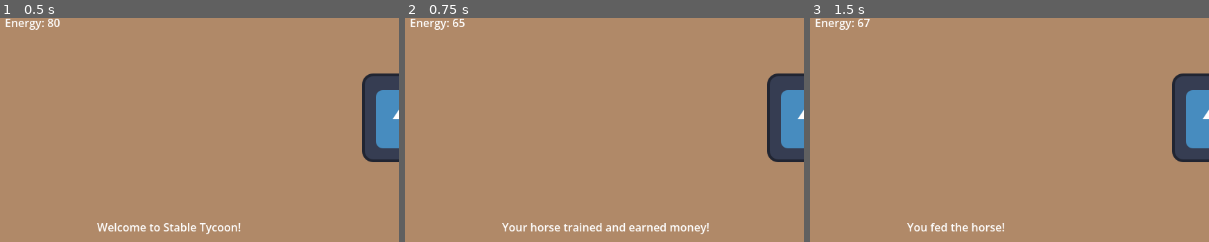
Above: before the commit, frames 1-3 (left to right).
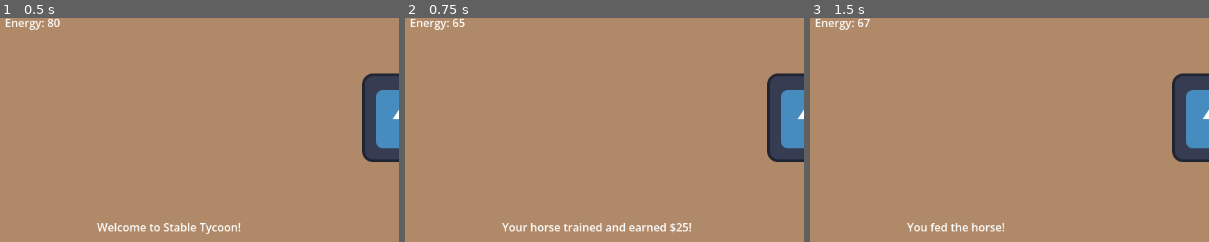
Above: after the commit, the same moments.

Repository: veronica-foltz/stable-tycoon
Game: Godot game, scene res://scenes/main.tscn
Same seed, same stepped clock (60 frames per second), same inputs: the game is played once before the commit and once after it. The engine's default icon, where the game draws it, is replaced by a stand-in: a white triangle on a blue panel in a dark square.
Inputs:
- Up to frame 1 (0.5 s): no input
- Up to frame 2 (0.75 s): click "Train Horse" at 0.5 s
- Up to frame 3 (1.5 s): click "Feed Horse" at 1.25 s
The pictures show only the part of the screen within x 0-50%, y 12-62%; the shares and areas given below are measured in that part.

Frame 1 is identical in both runs. In frame 2, 0.3% of the frame differs, in the area x 66-77%, y 91-97%; in frame 3, nothing differs.

Commit message:
training button
fixed training button

Diff:
--- a/stable-tycoon/scenes/main.gd
+++ b/stable-tycoon/scenes/main.gd
@@ -126,30 +126,29 @@
 	update_hunger_label()
 
 
-
 func _on_train_button_pressed():
 
+	if energy < 15:
+		update_status("Your horse is too tired to train.")
+		return
+
+	if hunger < 10:
+		update_status("Your horse is too hungry to train.")
+		return
+
 	money += 25
-
 	energy -= 15
 	hunger -= 10
 	happiness += 5
 
-	if energy < 0:
-		energy = 0
-
-	if hunger < 0:
-		hunger = 0
-
 	if happiness > 100:
 		happiness = 100
-
-	update_status("Your horse trained and earned money!")
 
 	update_money_label()
 	update_energy_label()
 	update_hunger_label()
 	update_happiness_label()
+	update_status("Your horse trained and earned $25!")
 
 func update_status(message):
 	status_label.text = message
